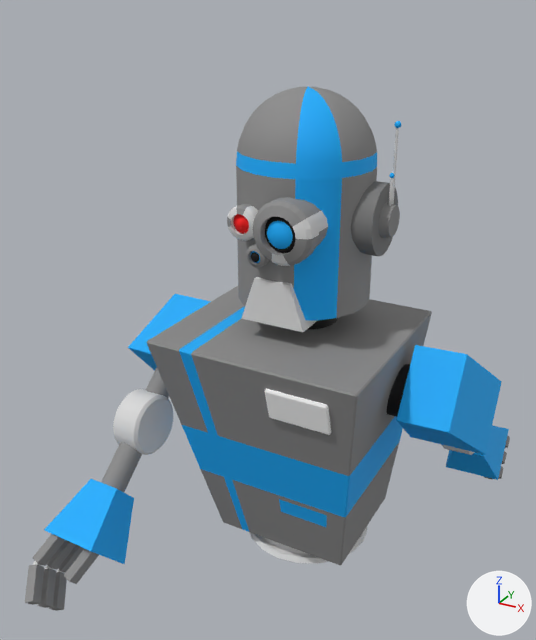
A saved change to the FBX model Model_FBX/Hero/hero_danse_defi4.fbx.
One viewpoint serves both versions: a camera (50 mm lens) standing at (0.046, -0.0941, 0.0966) and looking at (-0.0066, 0.0016, 0.0487). The axes (+X, +Y, +Z) are drawn at lower right. The lights are the same throughout. Both versions are drawn at frame 30 of the action 'Take 001'; the numbers are the values there.

Names of what the first picture shows: 'avant_bras_d', 'code', 'connection_bras_d', 'corps', 'doigts_d', 'epaule_connection_g', 'epaule_d', 'epaule_g', 'main_d', 'main_g', 'tete'.
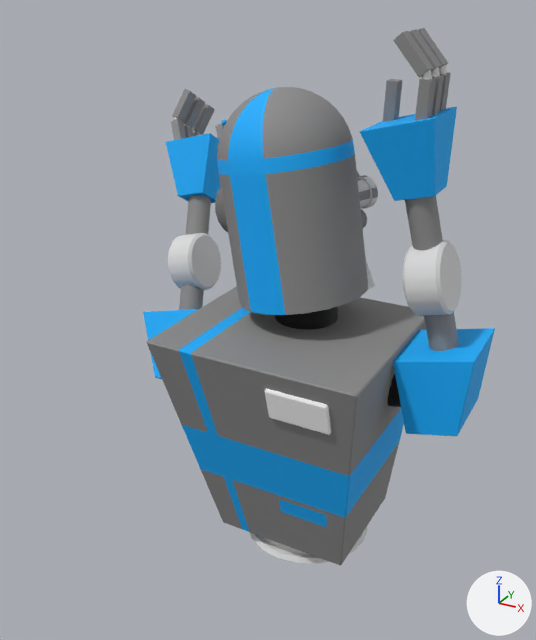
Where the change shows, as pixel boxes (x1, y1, x2, y2) in the pictures (536 x 640 px):
'tete', moved, turned
    before: (227, 87, 401, 332)
    after: (215, 87, 378, 315)
'epaule_g', moved, turned
    before: (396, 345, 501, 454)
    after: (393, 328, 495, 436)
'main_g', moved, turned
    before: (446, 425, 509, 480)
    after: (360, 106, 457, 201)
'main_d', moved, turned
    before: (44, 479, 134, 564)
    after: (166, 133, 221, 203)
'connection_bras_d', moved, turned
    before: (113, 389, 173, 455)
    after: (168, 233, 221, 290)
'doigts_d', moved, turned
    before: (25, 534, 84, 611)
    after: (171, 89, 215, 140)
'connection_bras_g', moved, turned
    before: (441, 444, 475, 455)
    after: (403, 240, 462, 316)
'doigts_g', moved, turned
    before: (485, 435, 510, 479)
    after: (393, 28, 451, 121)
'avant_bras_d', moved, turned
    before: (101, 443, 142, 492)
    after: (186, 196, 211, 235)
'epaule_d', moved, turned
    before: (128, 294, 211, 370)
    after: (143, 309, 197, 379)
'avant_bras_g', moved, turned (not visible before)
    after: (405, 195, 443, 250)
'bras_g', moved, turned (not visible before)
    after: (424, 312, 459, 351)
'bras_d', moved, turned
    before: (146, 367, 169, 398)
    after: (179, 285, 204, 310)
'pouce_g', moved, turned (not visible before)
    after: (383, 79, 403, 122)
'pouce_d', moved, turned
    before: (64, 549, 99, 584)
    after: (215, 123, 224, 139)
'epaule_connection_g', moved, turned
    before: (386, 364, 410, 417)
    after: (387, 374, 401, 407)

Edits to the bpy script that builds the scene:
```text
Change ob_epaule_connection_g:
    ob_epaule_connection_g.location: (1.532, -0.12, -0.00558) -> (1.531, 0.105, 0.067)
    ob_epaule_connection_g.rotation_euler: (0.848, 0.0389, 0.0176) -> (-3.121, -0.00109, 0.24)  # degrees (49, 2.2, 1) -> degrees (-179, -0.1, 14)
Change ob_tete:
    ob_tete.location: (0.164, 1.659, 0.291) -> (-0.339, 1.622, -0.252)
    ob_tete.rotation_euler: (0.0, 0.0, 0.0) -> (0.00667, 2.714, 0.166)  # degrees (0, 0, 0) -> degrees (0.4, 156, 9.5)
Change ob_epaule_connection_d:
    ob_epaule_connection_d.location: (-1.747, -0.137, 0.102) -> (-1.754, -0.155, 0.000667)
    ob_epaule_connection_d.rotation_euler: (-0.85, -0.039, 0.0176) -> (2.6, 0.0268, 0.232)  # degrees (-49, -2.2, 1) -> degrees (149, 1.5, 13)
```
